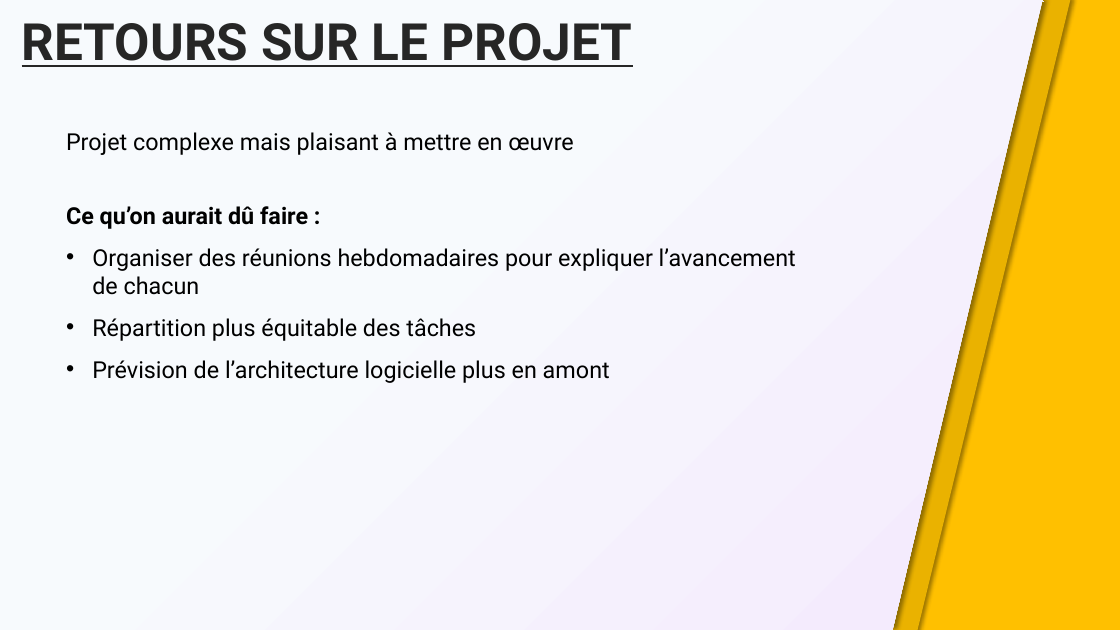
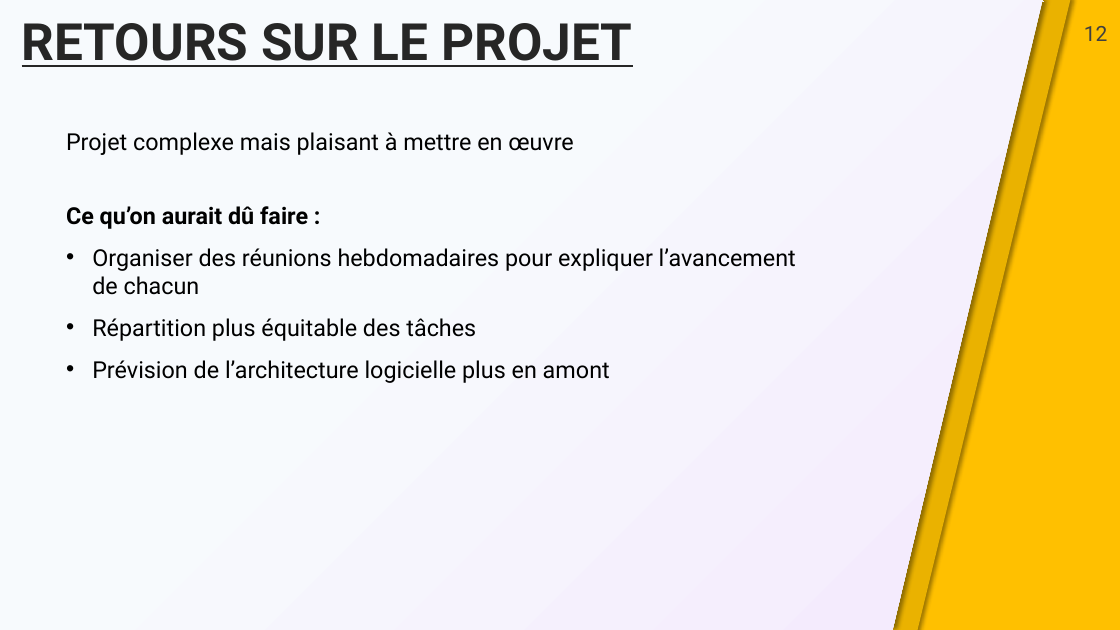
Before and after one commit to Kapcash/Compilation, a slide deck: slide 12 of Documents/Présentation/Demo_Finale.pptx. Drawn at 1120x630 pixels with LibreOffice and Linux fonts; fonts in the diff are those of the drawing; background and template pictures are left out. Boxes give left, top, right and bottom in pixels: in the first picture for what was removed or moved away, otherwise in the second. Text is boxed around its words. In the diff, an @@ line names an element or a change of style, - is before the commit and + after.

```diff
--- a/Documents/Présentation/Demo_Finale.pptx
+++ b/Documents/Présentation/Demo_Finale.pptx
@@ page number added at box(1084, 26, 1108, 41), 18 pt, text #404040 @@
+12
```
Also in this commit, not shown: 1 other slide changed, 3 other files.
